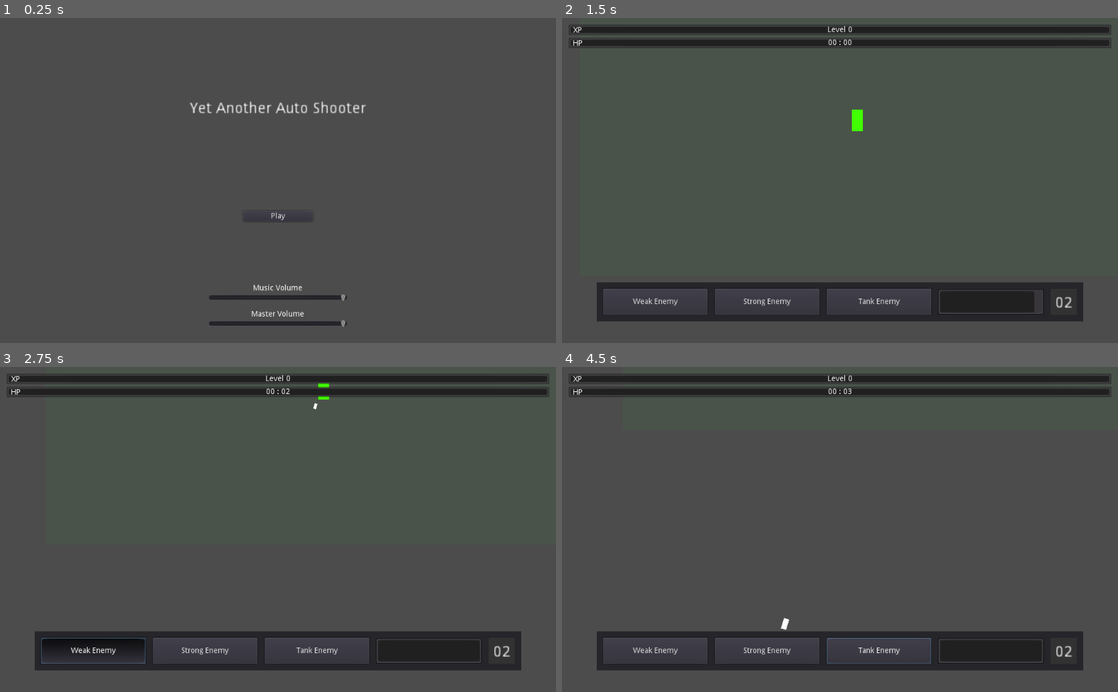
Above: before the commit, frames 1-4 (two rows, left to right).
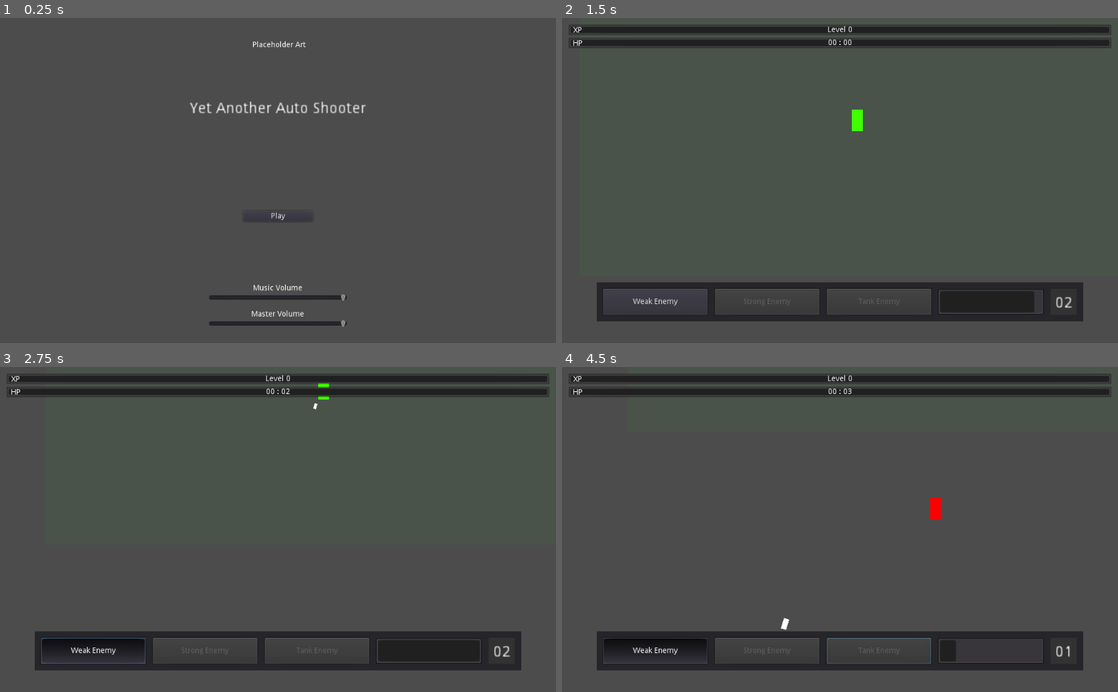
Above: after the commit, the same moments.

Repository: KaiserMighty/OppositesGameJam
Game: Godot game, scene res://MainMenu.tscn
Same seed, same stepped clock (60 frames per second), same inputs: the game is played once before the commit and once after it. Sound files missing from this copy of the repository are replaced by a short silence.
Inputs (mouse positions are in pixels of both pictures, inside the frame that each line leads up to):
- Up to frame 1 (0.25 s): no input
- Up to frame 2 (1.5 s): click "Play" at 0.5 s; click "Defeat the Player" at 1.25 s
- Up to frame 3 (2.75 s): click "Weak Enemy" at 2 s
- Up to frame 4 (4.5 s): click (767, 649) at 2.75 s, where only the run before the commit has a clickable "Strong Enemy"; click (878, 649) at 3.5 s, where only the run before the commit has a clickable "Tank Enemy"; tap Enter at 4.25 s; move the mouse to (962, 513) at 4.27 s; press the mouse at (962, 513) at 4.28 s; hold D from 4.28 s (still down)

The runs differ from the first frame. In frame 1, less than 0.1% of the frame differs, in the area x 45-55%, y 7-9%; in frame 2, 0.1%; in frame 3, 0.1%; in frame 4, 2.1%, in the area x 7-92%, y 40-91%.

Commit message:
Polish

Diff:
--- a/Levels/Autoshooter/Controller.gd
+++ b/Levels/Autoshooter/Controller.gd
@@ -69,6 +69,21 @@
 	if Input.is_key_pressed(KEY_D):
 		position.x += 4
 
+	if spawnPoints < 1:
+		weakButton.pressed = false
+		weakButton.disabled = true
+	else:
+		weakButton.disabled = false
+	if spawnPoints < 4:
+		strongButton.pressed = false
+		strongButton.disabled = true
+	else:
+		strongButton.disabled = false
+	if spawnPoints < 12:
+		tankButton.pressed = false
+		tankButton.disabled = true
+	else:
+		tankButton.disabled = false
 	spawnCooldownPB.value = 1 - $SpawnCooldown.time_left
 	clamp(spawnPoints, 0, 99)
 	var spawnPointsUpdate = "%02d" % [spawnPoints]
@@ -274,13 +289,16 @@
 	spawnPanel.visible = true
 
 func _on_SpawnWeak_mouse_entered():
-	hoverSound.playing = true
+	if weakButton.disabled == false:
+		hoverSound.playing = true
 
 func _on_SpawnStrong_mouse_entered():
-	hoverSound.playing = true
+	if strongButton.disabled == false:
+		hoverSound.playing = true
 
 func _on_SpawnTank_mouse_entered():
-	hoverSound.playing = true
+	if tankButton.disabled == false:
+		hoverSound.playing = true
 
 func _on_ConfirmButton_mouse_entered():
 	if confirmButton.disabled:
--- a/Levels/Autoshooter/Controller.tscn
+++ b/Levels/Autoshooter/Controller.tscn
@@ -298,19 +298,18 @@
 
 [node name="Tutorial" type="Panel" parent="GUILayer/GUI"]
 margin_left = 412.0
-margin_top = 200.0
+margin_top = 175.0
 margin_right = 612.0
-margin_bottom = 400.0
+margin_bottom = 425.0
 rect_min_size = Vector2( 200, 200 )
 mouse_filter = 2
 
 [node name="Zoom" type="Label" parent="GUILayer/GUI/Tutorial"]
-margin_left = 40.0
-margin_top = 20.0
-margin_right = 190.0
-margin_bottom = 51.0
+margin_left = 22.0
+margin_top = 15.0
+margin_right = 182.0
+margin_bottom = 63.0
 grow_horizontal = 2
-rect_scale = Vector2( 0.8, 0.8 )
 text = "Zoom in and out
 with the scroll wheel
 Move camera with WASD"
@@ -318,12 +317,11 @@
 valign = 1
 
 [node name="Spawn" type="Label" parent="GUILayer/GUI/Tutorial"]
-margin_left = 40.0
-margin_top = 67.0
-margin_right = 190.0
-margin_bottom = 115.0
+margin_left = 22.0
+margin_top = 75.0
+margin_right = 179.0
+margin_bottom = 123.0
 grow_horizontal = 2
-rect_scale = Vector2( 0.8, 0.8 )
 text = "Green is the player's
 monitor dimensions
 Spawn units outside of it"
@@ -331,12 +329,11 @@
 valign = 1
 
 [node name="Kill" type="Label" parent="GUILayer/GUI/Tutorial"]
-margin_left = 40.0
-margin_top = 114.0
-margin_right = 190.0
-margin_bottom = 162.0
+margin_left = 22.0
+margin_top = 135.0
+margin_right = 180.0
+margin_bottom = 183.0
 grow_horizontal = 2
-rect_scale = Vector2( 0.8, 0.8 )
 text = "Select unit below and
 click within the play area
 to spawn your units"
@@ -344,10 +341,10 @@
 valign = 1
 
 [node name="Button" type="Button" parent="GUILayer/GUI/Tutorial"]
-margin_left = 50.0
-margin_top = 160.0
-margin_right = 150.0
-margin_bottom = 185.0
+margin_left = 39.0
+margin_top = 200.0
+margin_right = 161.0
+margin_bottom = 225.0
 grow_horizontal = 2
 rect_min_size = Vector2( 100, 25 )
 text = "Defeat the Player"
--- a/MainMenu.tscn
+++ b/MainMenu.tscn
@@ -77,6 +77,15 @@
 text = "Master Volume"
 align = 1
 
+[node name="Label" type="Label" parent="."]
+margin_left = 412.0
+margin_top = 40.0
+margin_right = 612.0
+margin_bottom = 60.0
+text = " Placeholder Art"
+align = 1
+valign = 1
+
 [connection signal="mouse_entered" from="Play" to="." method="_on_Play_mouse_entered"]
 [connection signal="pressed" from="Play" to="." method="_on_Play_pressed"]
 [connection signal="value_changed" from="Music" to="." method="_on_Music_value_changed"]
